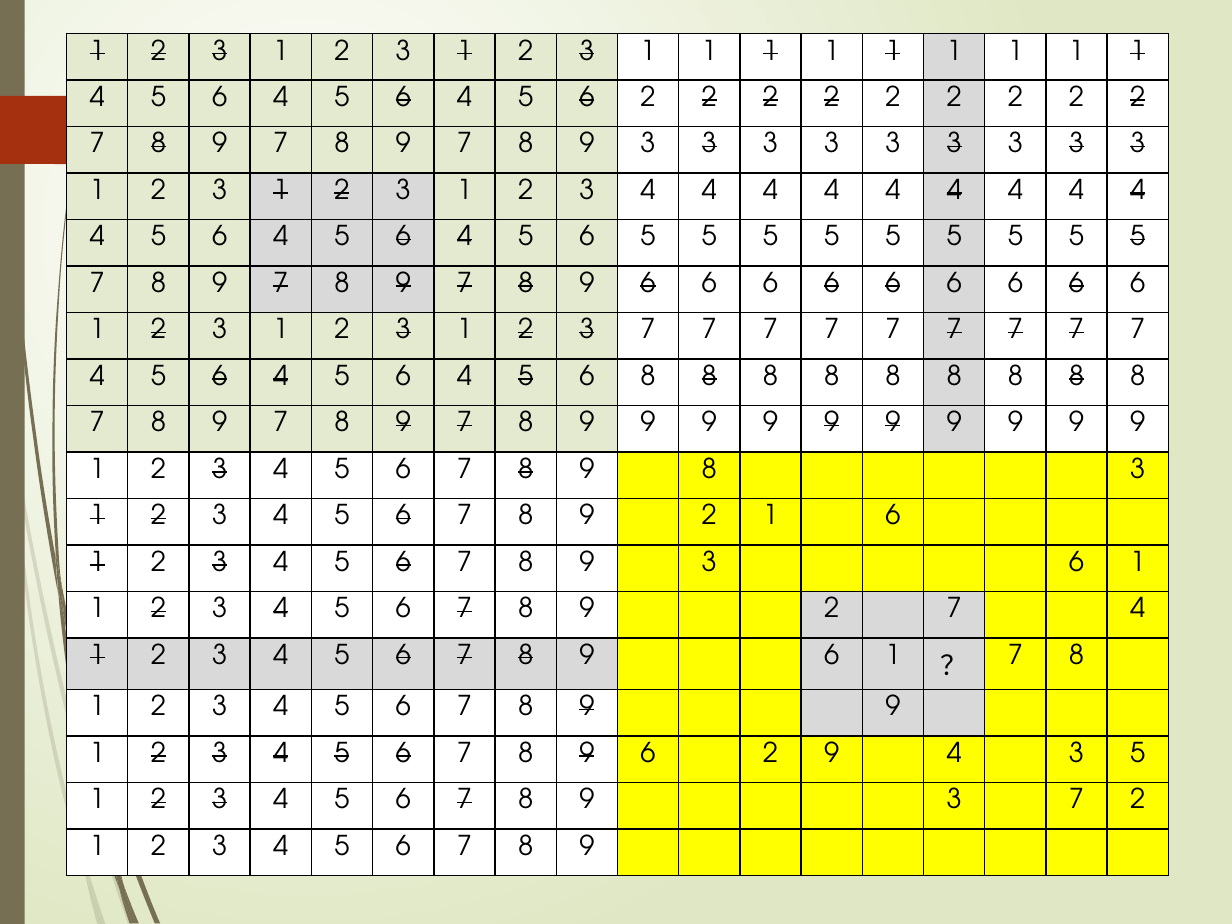
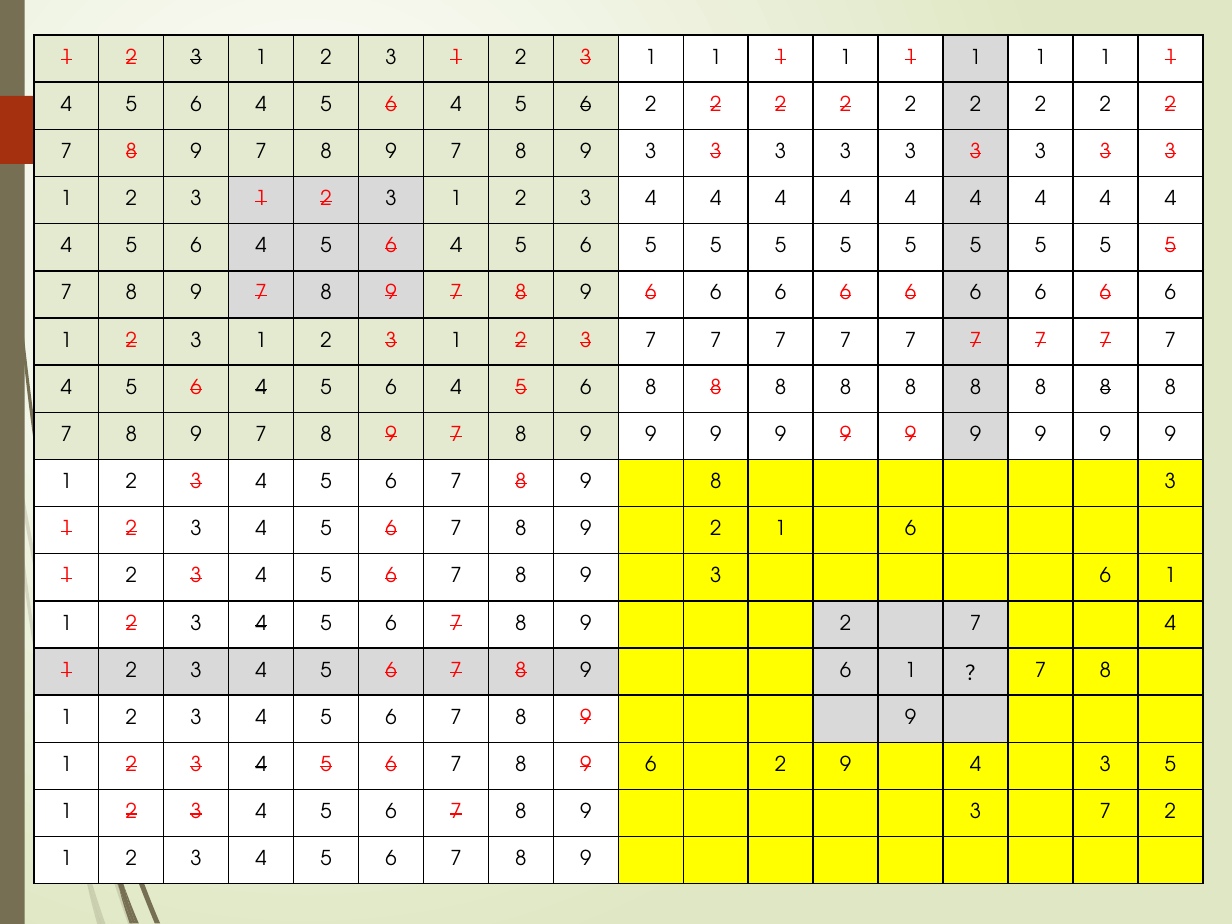
Before and after one commit to TeacherPeng/AlgorithmAnalysis, a slide deck: slide 54 of 教案/第1章 算法设计.pptx. Drawn at 1232x924 pixels with LibreOffice and Linux fonts; fonts in the diff are those of the drawing. Boxes give left, top, right and bottom in pixels: in the first picture for what was removed or moved away, otherwise in the second. Text is boxed around its words. In the diff, an @@ line names an element or a change of style, - is before the commit and + after.

```diff
--- a/教案/第1章 算法设计.pptx
+++ b/教案/第1章 算法设计.pptx
@@ table at (33, 34, 1209, 883) @@
@@ size 16 to 12 pt @@
@@ text colour #000000 to #FF0000 in "1", "2", "1", "3" and 62 more places @@
@@ table: place and size @@
-table at (67, 33, 1175, 870)
+table at (33, 34, 1209, 883)
```
Also in this commit, not shown: 2 other slides changed, 1 other file.
